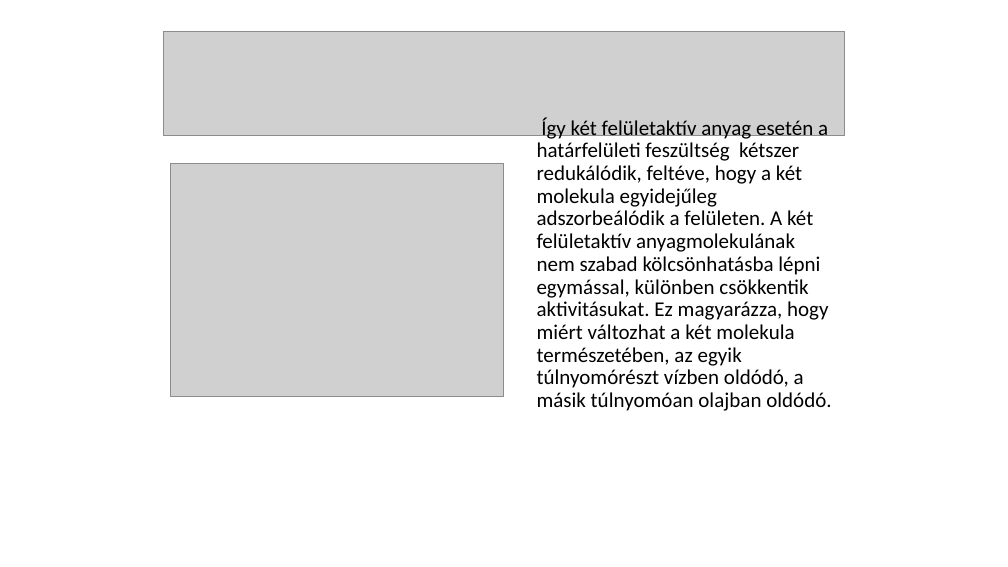
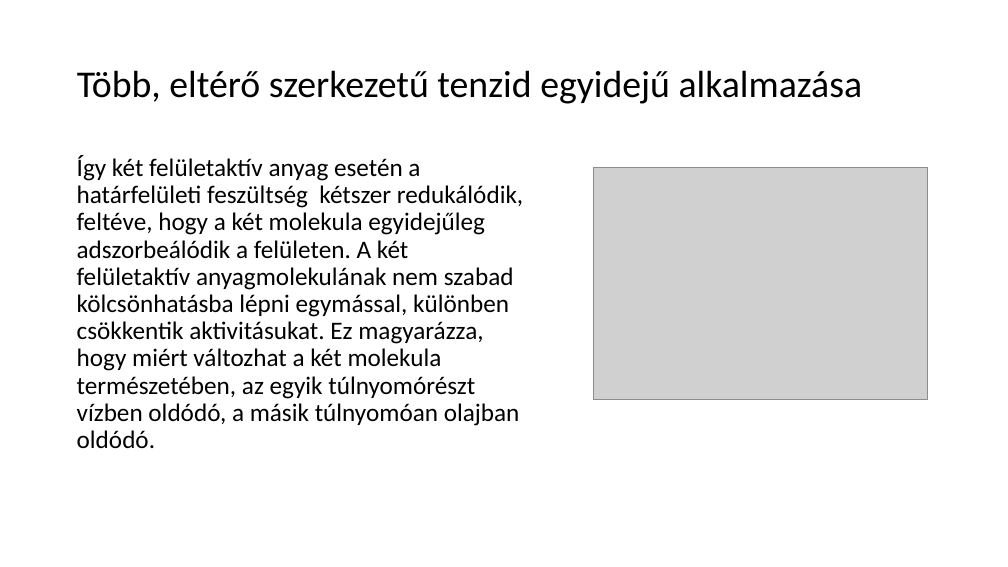
Before and after one commit to LilianaBohus/chemistry-presenations, a slide deck: slide 46 of oil-based-suspensions.ppt (slide 47 before the commit). Drawn at 1008x567 pixels with LibreOffice and Linux fonts; fonts in the diff are those of the drawing; grey boxes stand for pictures. Boxes give left, top, right and bottom in pixels: in the first picture for what was removed or moved away, otherwise in the second. Text is boxed around its words. In the diff, an @@ line names an element or a change of style, - is before the commit and + after.

```diff
--- a/oil-based-suspensions.ppt
+++ b/oil-based-suspensions.ppt
@@ title added at (77,70,863,104), 36 pt, text #000000 @@
+Több, eltérő szerkezetű tenzid egyidejű alkalmazása
@@ text "Így két felületaktív anyag esetén ...": place and size @@
-text "Így két felületaktív anyag esetén ..." at (537,117,831,411)
+text "Így két felületaktív anyag esetén ..." at (77,155,523,448)
@@ text "Így két felületaktív anyag esetén ..." at (77,155,523,448): size 20 to 24 pt; indent changed @@
@@ picture removed at (170,164,504,396) @@
@@ picture: place and size @@
-picture at (164,32,844,135)
+picture at (593,167,927,399)
```
Also in this commit, not shown: 8 other slides changed, 1 slide added, 1 slide removed.
